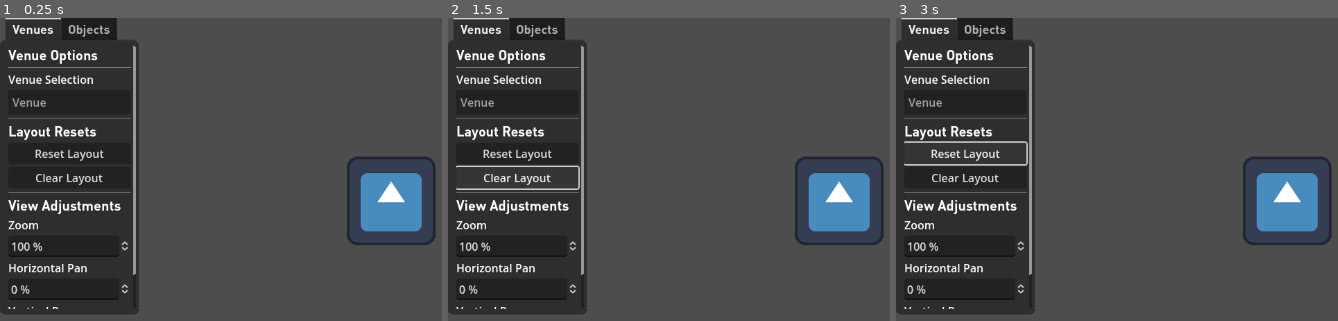
Above: before the commit, frames 1-3 (left to right).
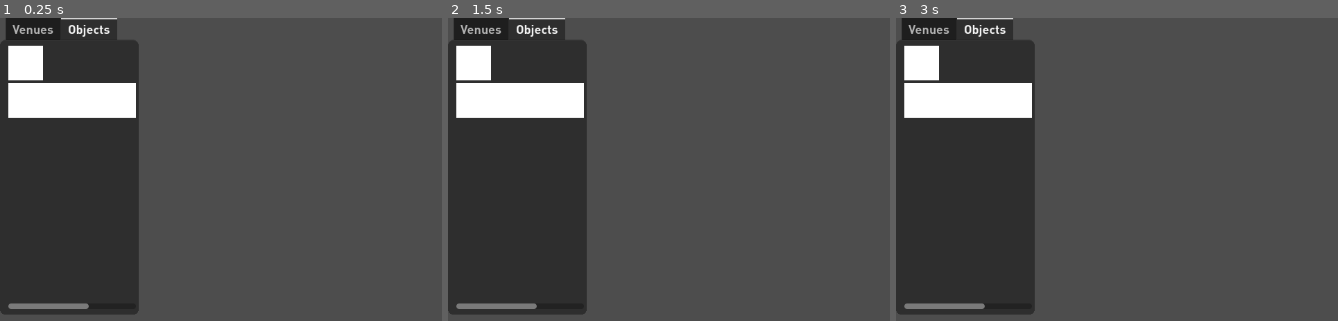
Above: after the commit, the same moments.

Repository: NeptunesOrca/Barcino
Game: Godot game, scene res://main.tscn
The game is run twice, just before and just after one commit, with the same random seed, the same clock (stepped at 60 frames per second) and the same inputs. The project has no main scene, so this scene is started directly. The engine's default icon, where the game draws it, is replaced by a stand-in: a white triangle on a blue panel in a dark square.
Inputs (mouse positions are in pixels of both pictures, inside the frame that each line leads up to):
- Up to frame 1 (0.25 s): no input
- Up to frame 2 (1.5 s): click (518, 178) at 0.5 s, where only the run before the commit has a clickable "Clear Layout"; click (518, 178) at 1.25 s, where only the run before the commit has a clickable "Clear Layout"
- Up to frame 3 (3 s): click (966, 178) at 2 s, where only the run before the commit has a clickable "Clear Layout"; click (966, 154) at 2.75 s, where only the run before the commit has a clickable "Reset Layout"

The runs differ from the first frame. In frame 1, 12% of the frame differs, in the area x 1-99%, y 0-97%; in frame 2, 12%; in frame 3, 12%.

Commit message:
Basic drag and drop completed

Diff:
--- a/Scripts/Menus/ControlMenu.gd
+++ b/Scripts/Menus/ControlMenu.gd
@@ -17,7 +17,12 @@
 var availableFileTypes = [".png"]
 #endregion
 
-#region
+#region Startup
+func _ready():
+	add_to_group(objectMenuGroupName)
+#endregion
+
+#region Tab Control
 ## Switches which tab is active in the menu, specified by [param tabnum] which belongs to [enum TabNumber]
 func switchMenuTab(tabnum : TabNumber):
 	set_current_tab(tabnum) #recall that Menu extends TabContainer, so set_current_tab is from TabContainer
--- a/Scripts/Objects/DraggableObject.gd
+++ b/Scripts/Objects/DraggableObject.gd
@@ -15,6 +15,8 @@
 var menu : ControlMenu
 ## The [VenueController]
 var layoutHandler : VenueController
+## The [ScrollContainer] for the Objects Menu of of [menu]
+@export var objectMenuScrollContainer : ScrollContainer
 #endregion
 
 #region Binary Properties
@@ -24,7 +26,7 @@
 var dragging : bool
 #endregion
 
-#region Menue
+#region Menu Properties
 ## The [Container] within the object menu tab that this [DraggableObject] is held within.
 ## [br]This [Container] determines the position within the object menu of the [DraggableObject] for the user to drag it onto a [Venue]
 var menuParentNode : Container
@@ -32,7 +34,7 @@
 var menuOffset : Vector2
 #endregion
 
-#region Layout
+#region Layout Properties
 ## The current layout, i.e. [Venue] that the object will be added to
 var layout
 ## An enumeration for clarity within the code
@@ -48,6 +50,7 @@
 	findLayoutHandler()
 	findLayout()
 	findMenuParent()
+	self.gui_input.connect(_on_gui_input)
 
 #region Finder Functions
 ## Generic function that returns a specific [Node] from the tree, using the specified [param groupName].
@@ -113,11 +116,127 @@
 		menuParentNode = self.get_parent()
 	else:
 		var error_msg = "The menu parent node of " + str(self) + " is " + str(self.get_parent()) + ", a " + str(self.get_parent().get_class()) + ", not a Container"
+		print(error_msg)
 		#NOTE: Error handling goes here
 #endregion
 #endregion
 #endregion
 
-# Called every frame. 'delta' is the elapsed time since the previous frame.
-func _process(delta: float) -> void:
+#region
+## Checks if the [Venue] selected is valid, and returns the result as a bool
+func checkLayout() -> bool:
+	var validLayout = false
+	#check that layout exists, is a venue, and is visible
+	if (layout != null && layout is Venue && layout.is_visible()):
+		validLayout = true
+	#otherwise, try to find a valid layout
+	else :
+		validLayout = findLayout()
+	return validLayout
+#endregion
+
+#region GUI Input
+#region Main GUI Functions
+## The main function that controls and handles GUI input.
+## [br]Handles clicks, the start of any drag, etc.
+func _on_gui_input(event):
+	#region Ensure that the menu and layout have been properly set
+	if menu == null:
+		findMenu()
+	if (not checkLayout()):
+		return #ALERT: a valid layout has not been found, let findLayout() throw an error, skip rest of function
+	#endregion
+
+	# Tracks when an object is clicked, i.e. when it is first picked up
+	# If there hasn't been a click, then there's no way that there's been a drag or selection
+	if Input.is_action_just_pressed("LClick"):
+		#region handle starting within the Objects Menu
+		#Set whether the object started within the objects menu or not
+		startedInMenu = menu.isInside(get_viewport().get_mouse_position())
+		#If the object started within the menu, have have some behaviours to adjust before dragging
+		if startedInMenu:
+			adjustScaleToMatchLayout()
+			calculateMenuOffsets()
+		#endregion
+
+	#region Perform the drag
+	if (event is InputEventScreenDrag):
+		#Drag the DraggableObject along with the mouse
+		self.position += event.relative
+		dragging = true
+
+		# Reparent object to the menu, so that the ScrollContainer for the Object Menu won't clip it during the drag
+		# Ensure that the menuParent is not changed during this
+		if startedInMenu:
+			objectMenuScrollContainer.clip_contents = false # this is super janky, I'd rather have something better
+	#endregion
+
+## Built-in function that is called every time there is an input for this object
+## [br]Calls [method handleDragEndLogic]
+func _input(_event):
+	handleDragEndLogic()
+
+func handleDragEndLogic():
+	# Ignore anything that isn't the end of a drag
+	if ( not (dragging && Input.is_action_just_released("LClick")) ):
+		return
+
+	# For objects that have been pulled from the menu
+	if startedInMenu:
+		pass
+
+	# Delete objects that end their drag in invalid locations
+	if (endedInDeletionArea()):
+		queue_free()
+		return
+#endregion
+
+#region Deletion Areas
+func endedInDeletionArea() -> bool:
+	var viewport = get_viewport()
+	var mouse_pos = viewport.get_mouse_position()
+
+	# If you drag an object to back inside the menu, that is an invalid spot
+	# So the Object Menu is a deletion area
+	if (menu.isInside(mouse_pos)):
+		return true
+
+	# NOTE: The Selection Menu should be a deletion area too
+
+	# Outside of the program's screen is a deletion area
+	if (not viewport.get_visible_rect().has_point(mouse_pos)):
+		return true
+
+	# No invalid spot has been found that the object is in, so it did not end in a deletion area
+	return false
+#endregion
+
+#region Adjustments for when starting within a menu
+#region Pre-Drag Adjustments
+func adjustScaleToMatchLayout():
 	pass
+
+func calculateMenuOffsets():
+	pass
+#endregion
+
+#region Post-Drag Adjustments
+func putInLayout():
+	changeOwnerToLayout()
+	adjustTransformLocationForLayout()
+
+func changeOwnerToLayout():
+	#deparent the object so that is can be added as a  child to something else
+	self.get_parent().remove_child(self)
+	# make the object a child of the layout
+	layout.add_child(self)
+
+func adjustTransformLocationForLayout():
+	var layoutOffset = layout.get_offset()
+	var layoutScale = layout.get_scale()
+
+	#account for the position the object was pull from in the menu
+	self.position
+#endregion
+#endregion
+#endregion
--- a/Scripts/Venues/Venue.gd
+++ b/Scripts/Venues/Venue.gd
@@ -141,7 +141,6 @@
 ## [br]Triggered by the [signal visibility_changed] signal from the [Venue]
 func _on_Venue_visibility_changed():
 	background.set_visible(is_visible())
-	print(background.is_visible())
 #endregion
 
 #region Reset
--- a/main.tscn
+++ b/main.tscn
@@ -9,6 +9,7 @@
 [ext_resource type="Script" path="res://Scripts/Menus/VenueController.gd" id="5_ux6w8"]
 [ext_resource type="StyleBox" path="res://UI/half_scroll_right_channel.tres" id="6_10yw5"]
 [ext_resource type="Texture2D" uid="uid://12mdgdogebvk" path="res://icon.svg" id="6_ukox7"]
+[ext_resource type="Script" path="res://Scripts/Objects/DraggableObject.gd" id="8_44xfp"]
 
 [sub_resource type="GDScript" id="GDScript_ibgdb"]
 
@@ -64,10 +65,11 @@
 offset_right = 200.0
 offset_bottom = 428.0
 theme = ExtResource("2_yg8xr")
-current_tab = 0
+current_tab = 1
 script = ExtResource("1_em4c8")
 
 [node name="Venues" type="ScrollContainer" parent="MenuCanvasLayer/ControlMenu"]
+visible = false
 layout_direction = 2
 layout_mode = 2
 theme = SubResource("Theme_vaia0")
@@ -173,7 +175,6 @@
 layout_mode = 2
 
 [node name="Objects" type="ScrollContainer" parent="MenuCanvasLayer/ControlMenu"]
-visible = false
 layout_mode = 2
 theme = ExtResource("2_yg8xr")
 metadata/_tab_index = 1
@@ -181,8 +182,21 @@
 [node name="VBoxContainer" type="VBoxContainer" parent="MenuCanvasLayer/ControlMenu/Objects"]
 layout_mode = 2
 
+[node name="ColorRect" type="ColorRect" parent="MenuCanvasLayer/ControlMenu/Objects/VBoxContainer" node_paths=PackedStringArray("objectMenuScrollContainer")]
+custom_minimum_size = Vector2(50, 50)
+layout_mode = 2
+size_flags_horizontal = 0
+script = ExtResource("8_44xfp")
+objectMenuScrollContainer = NodePath("../..")
+
+[node name="ColorRect2" type="ColorRect" parent="MenuCanvasLayer/ControlMenu/Objects/VBoxContainer" node_paths=PackedStringArray("objectMenuScrollContainer")]
+clip_contents = true
+custom_minimum_size = Vector2(300, 50)
+layout_mode = 2
+script = ExtResource("8_44xfp")
+objectMenuScrollContainer = NodePath("../..")
+
 [node name="Venue" type="CanvasLayer" parent="."]
-visible = false
 offset = Vector2(500, 200)
 transform = Transform2D(1, 0, 0, 1, 500, 200)
 script = ExtResource("5_eydxy")
--- a/project.godot
+++ b/project.godot
@@ -23,6 +23,18 @@
 
 Layouts=""
 
+[input]
+
+LClick={
+"deadzone": 0.5,
+"events": [Object(InputEventMouseButton,"resource_local_to_scene":false,"resource_name":"","device":-1,"window_id":0,"alt_pressed":false,"shift_pressed":false,"ctrl_pressed":false,"meta_pressed":false,"button_mask":0,"position":Vector2(0, 0),"global_position":Vector2(0, 0),"factor":1.0,"button_index":1,"canceled":false,"pressed":false,"double_click":false,"script":null)
+]
+}
+
+[input_devices]
+
+pointing/emulate_touch_from_mouse=true
+
 [rendering]
 
 renderer/rendering_method="gl_compatibility"
Not shown: 1 places in main.tscn that only renumber resources
